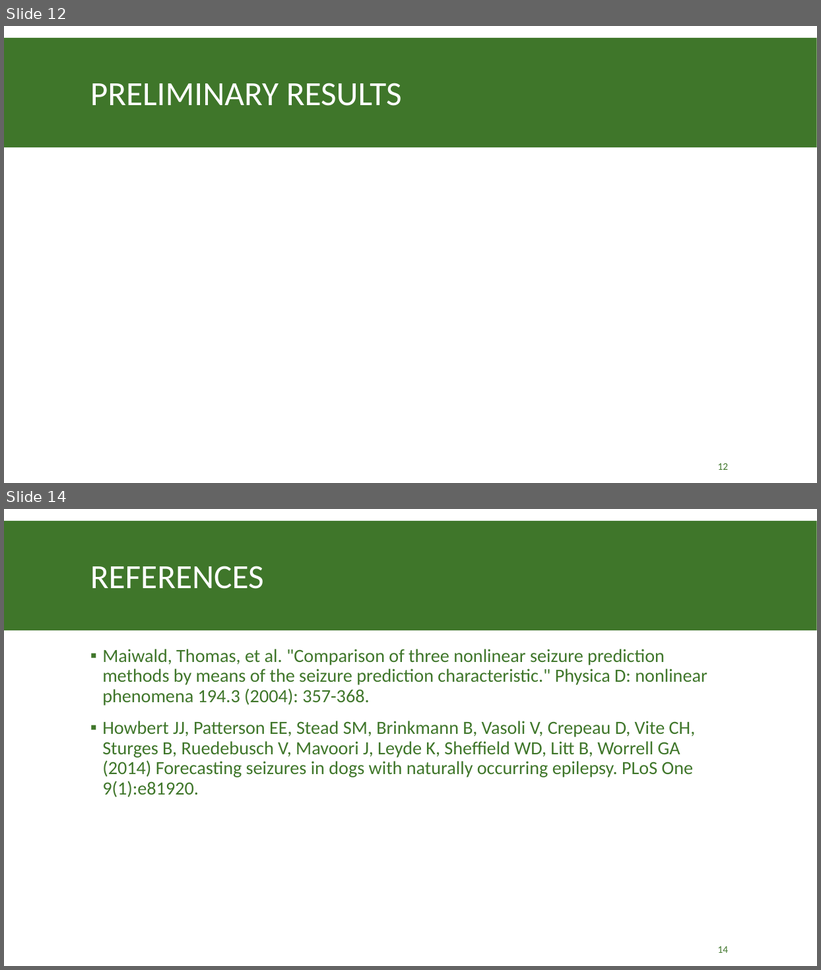
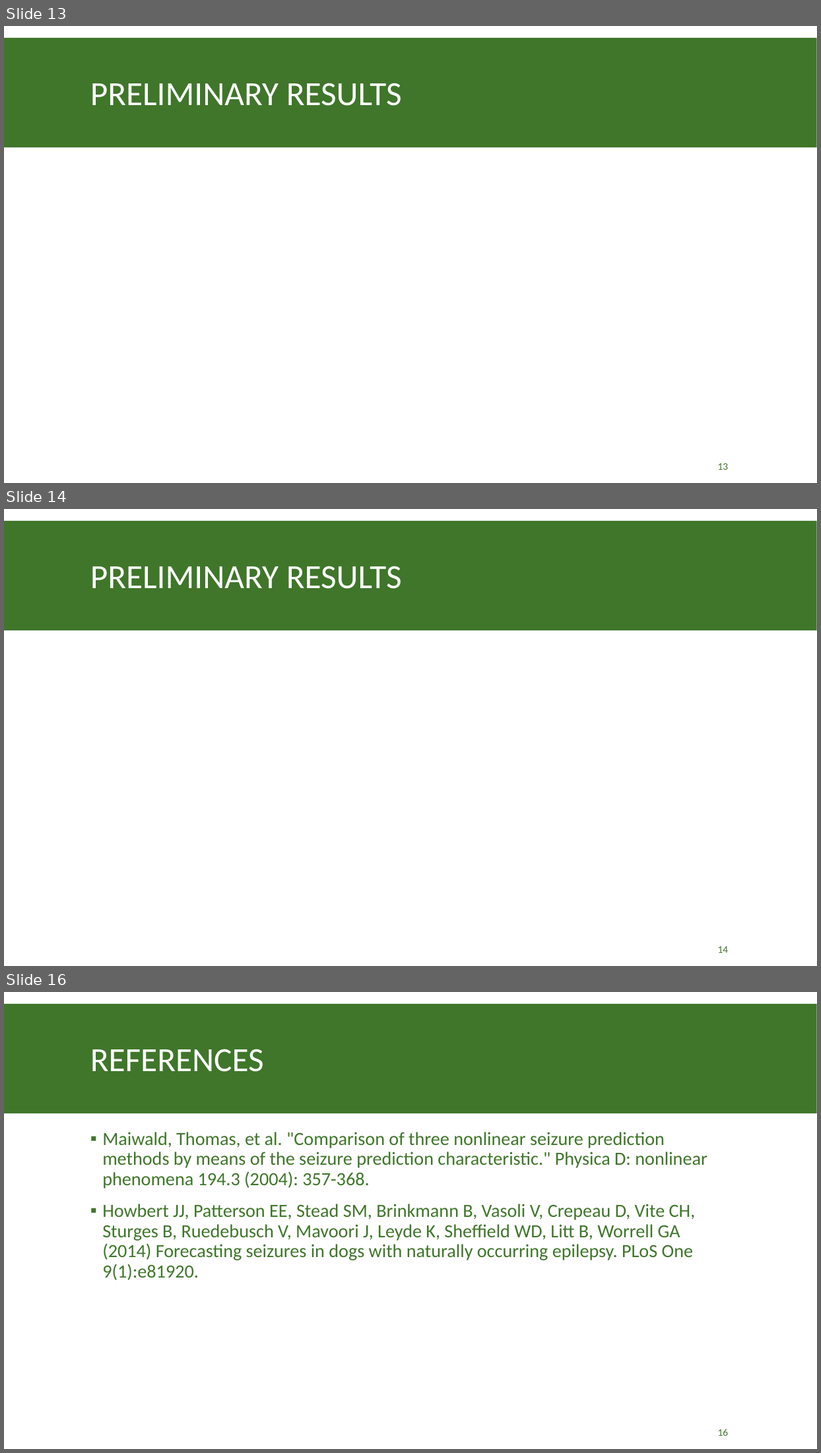
Before and after one commit to tneely/epileptic_dogs, a slide deck: milestone/Epileptic Seizure Prediction Mile Stone Presentation.pptx. Shown one above the other, each under a label of ours: slides 12 and 14 before the commit, slides 13, 14 and 16 after it; the slides between them are not shown. The pictures are 821x970 and 821x1453 pixels, drawn with LibreOffice and Linux fonts; fonts in the diff are those of the drawing. Boxes give left, top, right and bottom in pixels: in the first picture for what was removed or moved away, otherwise in the second. Text is boxed around its words. In the diff, an @@ line names an element or a change of style, - is before the commit and + after.

```diff
--- a/milestone/Epileptic Seizure Prediction Mile Stone Presentation.pptx
+++ b/milestone/Epileptic Seizure Prediction Mile Stone Presentation.pptx
@@ slide 14 added at (4, 509, 817, 966), background #FFFFFF; not listed: 1 template element that a slide beside it also shows @@
@@ title added at (90, 566, 402, 589), 40 pt, text #FFFFFF @@
+PRELIMINARY RESULTS
@@ page number added at (718, 947, 729, 953), 12 pt, text #3F762A @@
+14
@@ what was slide 12 is now slide 13 @@
@@ page number at (718, 464, 729, 470): text changed @@
-12
+13
@@ what was slide 14 is now slide 16 @@
@@ page number at (718, 1429, 729, 1436): text changed @@
-14
+16
```
Also in this commit, not shown: 1 slide changed, 1 other slide added, 2 other files.
